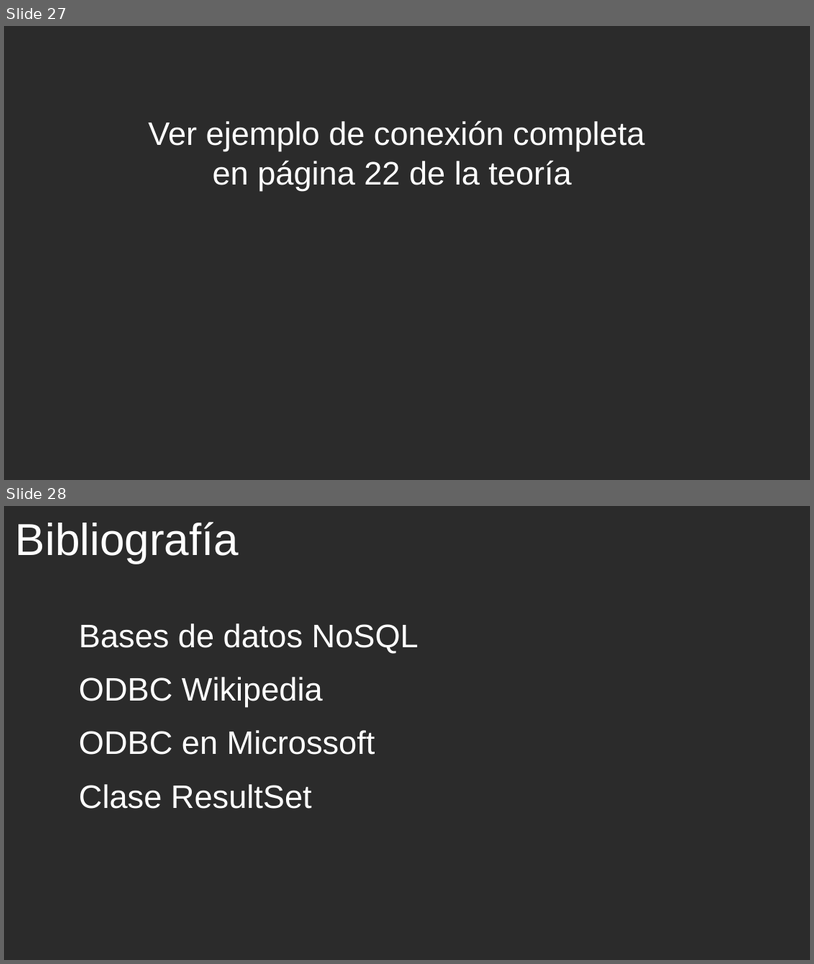
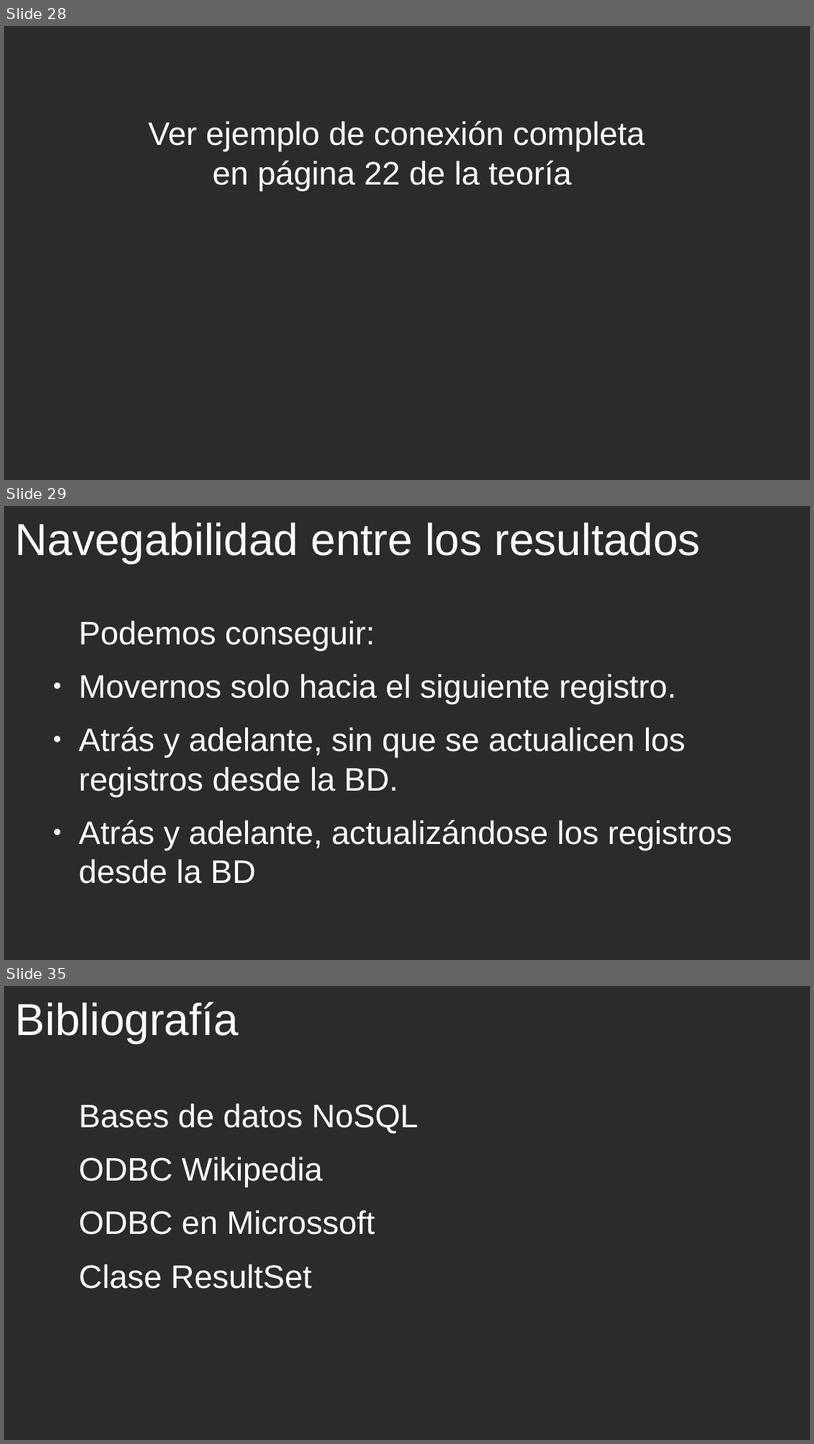
Before and after one commit to cmorenoruiz/ApuntesProgramacion, a slide deck: Unidad 13 Acceso a Bases de Datos/Acceso a BD Presentación para clase.odp. Shown one above the other, each under a label of ours: slides 27 and 28 before the commit, slides 28, 29 and 35 after it; the slides between them are not shown. The pictures are 814x964 and 814x1444 pixels, drawn with LibreOffice and Linux fonts; fonts in the diff are those of the drawing; background and template pictures are left out; a plain dark background stands for a picture behind light text. Boxes give left, top, right and bottom in pixels: in the first picture for what was removed or moved away, otherwise in the second. Text is boxed around its words. In the diff, an @@ line names an element or a change of style, - is before the commit and + after.

Commit message:
Añadiendo concurrencia y navegabilidad en la Presentación. errores menores en la teoría de la U13

```diff
--- a/Unidad 13 Acceso a Bases de Datos/Acceso a BD Presentación para clase.odp
+++ b/Unidad 13 Acceso a Bases de Datos/Acceso a BD Presentación para clase.odp
@@ slide 29 added at bbox=[4, 506, 810, 960], background picture (left out) @@
@@ title added at bbox=[16, 523, 701, 564], 44 pt, text #FFFFFF @@
+Navegabilidad entre los resultados
@@ text added at bbox=[79, 620, 733, 883], 32 pt, text #FFFFFF @@
+Podemos conseguir:
+● Movernos solo hacia el siguiente registro.
+● Atrás y adelante, sin que se actualicen los registros desde la BD.
+● Atrás y adelante, actualizándose los registros desde la BD
@@ what was slide 27 is now slide 28 @@
@@ what was slide 28 is now slide 35 @@
```
Also in this commit, not shown: 5 slides changed, 6 other slides added, 3 other files.
